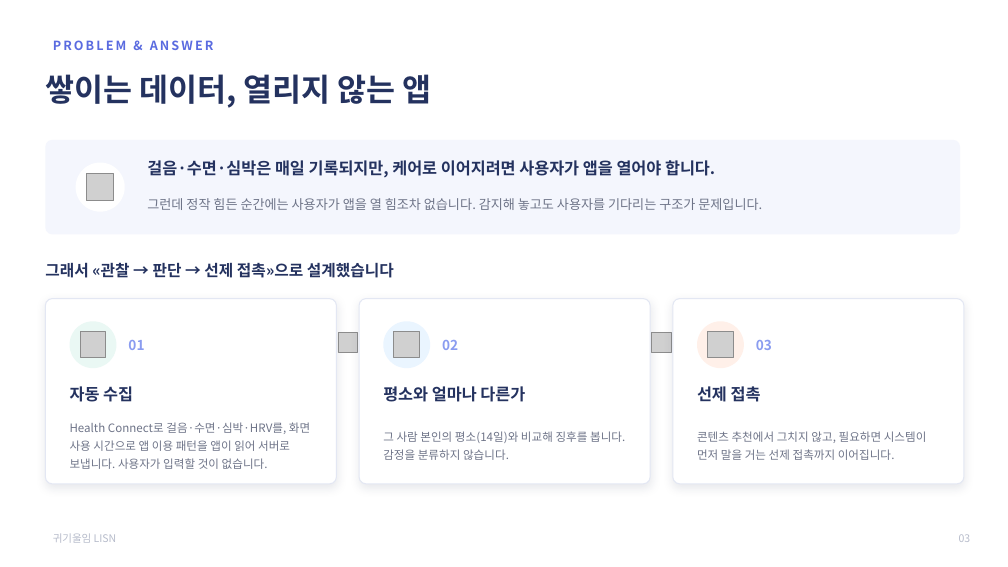
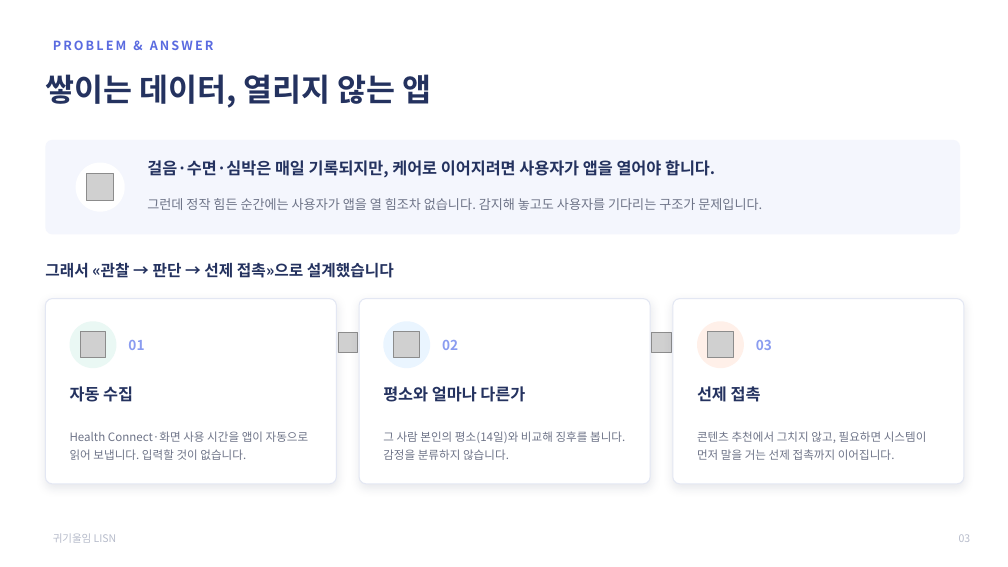
Before and after one commit to 2026-SMHRD-KDT-HealthCare-5/lisn, a slide deck: slide 4 of documents/최종발표자료_귀기울임.pptx. Drawn at 1008x567 pixels with LibreOffice and Linux fonts; fonts in the diff are those of the drawing; grey boxes stand for pictures. Boxes give left, top, right and bottom in pixels: in the first picture for what was removed or moved away, otherwise in the second. Text is boxed around its words. In the diff, an @@ line names an element or a change of style, - is before the commit and + after.

```diff
--- a/documents/최종발표자료_귀기울임.pptx
+++ b/documents/최종발표자료_귀기울임.pptx
@@ text at (70, 431, 309, 460): text changed @@
-Health Connect로 걸음·수면·심박·HRV를, 화면 사용 시간으로 앱 이용 패턴을 앱이 읽어 서버로 보냅니다. 사용자가 입력할 것이 없습니다.
+Health Connect·화면 사용 시간을 앱이 자동으로 읽어 보냅니다. 입력할 것이 없습니다.
```
Also in this commit, not shown: 1 other slide changed, 3 other files.
